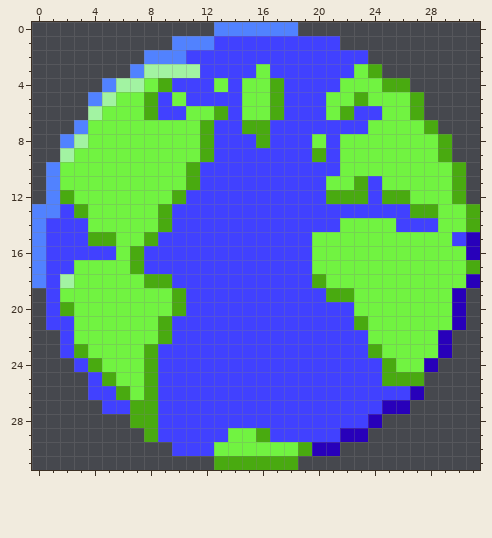
One commit to this pixel-art file: Assets/Sprites/PlanetBlue.aseprite. The picture above is the old version.
32x32 pixels, 1 frame.
After:
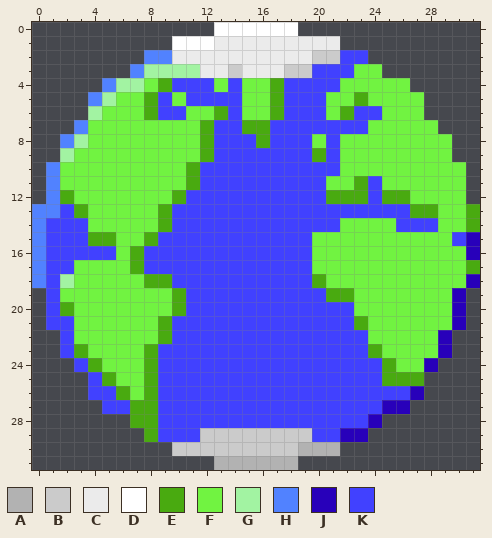
Palette (. is transparent): A #b2b2b2  B #cbcbcb  C #ebebeb  D #ffffff  E #49aa10  F #71f341  G #a2f3a2  H #5182ff  J #2800ba  K #4141ff
The exact change:
layer "Ocean" added
layer "Continents" added
layer "Layer 2" removed
Layer "Layer 1":
y 0: x 13..18 HHHHHH -> DDDDDD
y 1: x 10..21 HHHKKKKKKKKK -> DDDCCCCCCCCC
y 2: x 10..21 HKKKKKKKKKKK -> CCCCCCCCCCBB
y 3: x 12..19 KKKKFKKK -> CCBCCCBB; x 24 E -> F
y 4: x 25..26 EE -> FF
y 5..6: x 27 E -> F
y 7: x 28 E -> F
y 8..9: x 29 E -> F
y 10..12: x 30 E -> F
y 29: x 12..19 KKFFEKKK -> BBBBBBBB
y 30: x 10..21 KKKFFFFFFEJJ -> BBBBBBBBBAAA
y 31: x 13..18 EEEEEE -> AAAAAA
